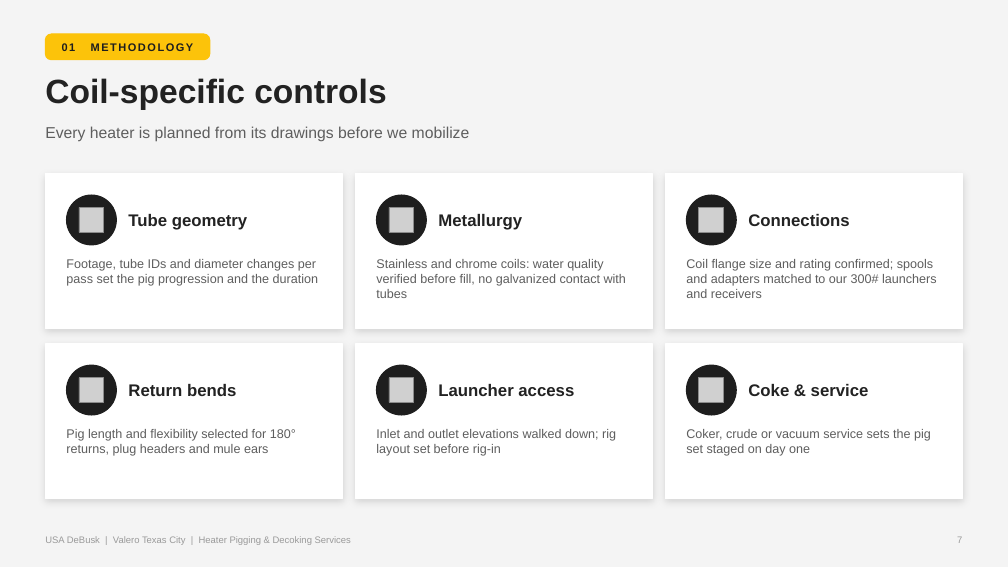
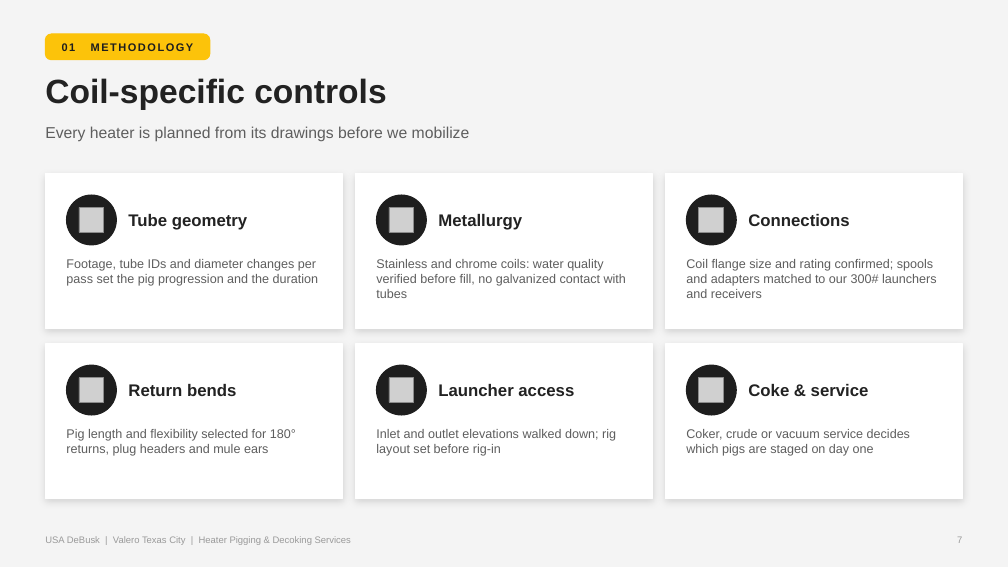
Before and after one commit to TheSkinz/obsidian-work, a slide deck: slide 7 of 02-facilities/Valero/Texas-City-TX/pigging-capabilities-presentation/Valero_TXC_Pigging_Capabilities.pptx. Drawn at 1008x567 pixels with LibreOffice and Linux fonts; fonts in the diff are those of the drawing; grey boxes stand for pictures. Boxes give left, top, right and bottom in pixels: in the first picture for what was removed or moved away, otherwise in the second. Text is boxed around its words. In the diff, an @@ line names an element or a change of style, - is before the commit and + after.

```diff
--- a/02-facilities/Valero/Texas-City-TX/pigging-capabilities-presentation/Valero_TXC_Pigging_Capabilities.pptx
+++ b/02-facilities/Valero/Texas-City-TX/pigging-capabilities-presentation/Valero_TXC_Pigging_Capabilities.pptx
@@ text at [686, 429, 910, 456]: text changed @@
-Coker, crude or vacuum service sets the pig set staged on day one
+Coker, crude or vacuum service decides which pigs are staged on day one
```
Also in this commit, not shown: 9 other slides changed, 2 other files.
